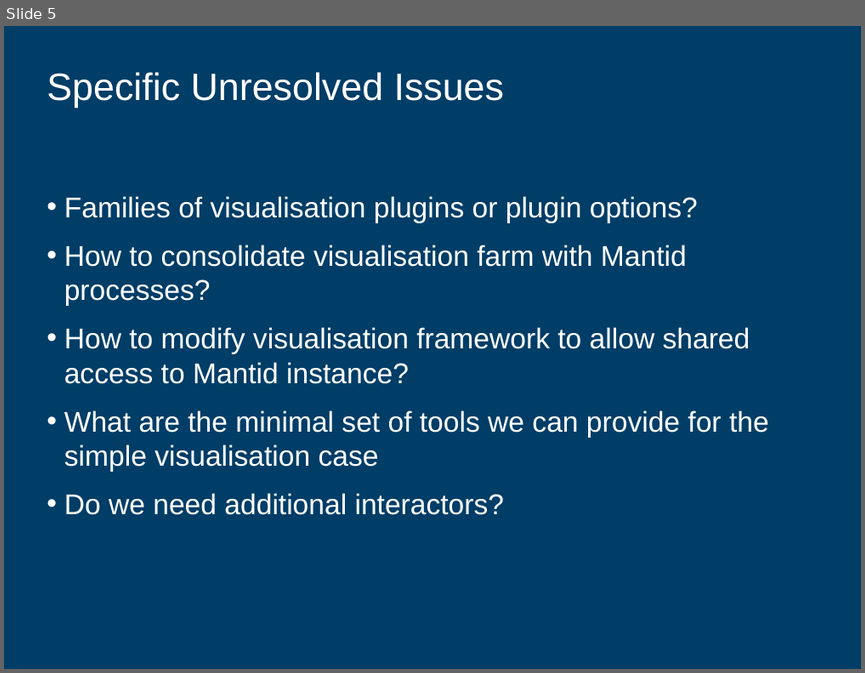
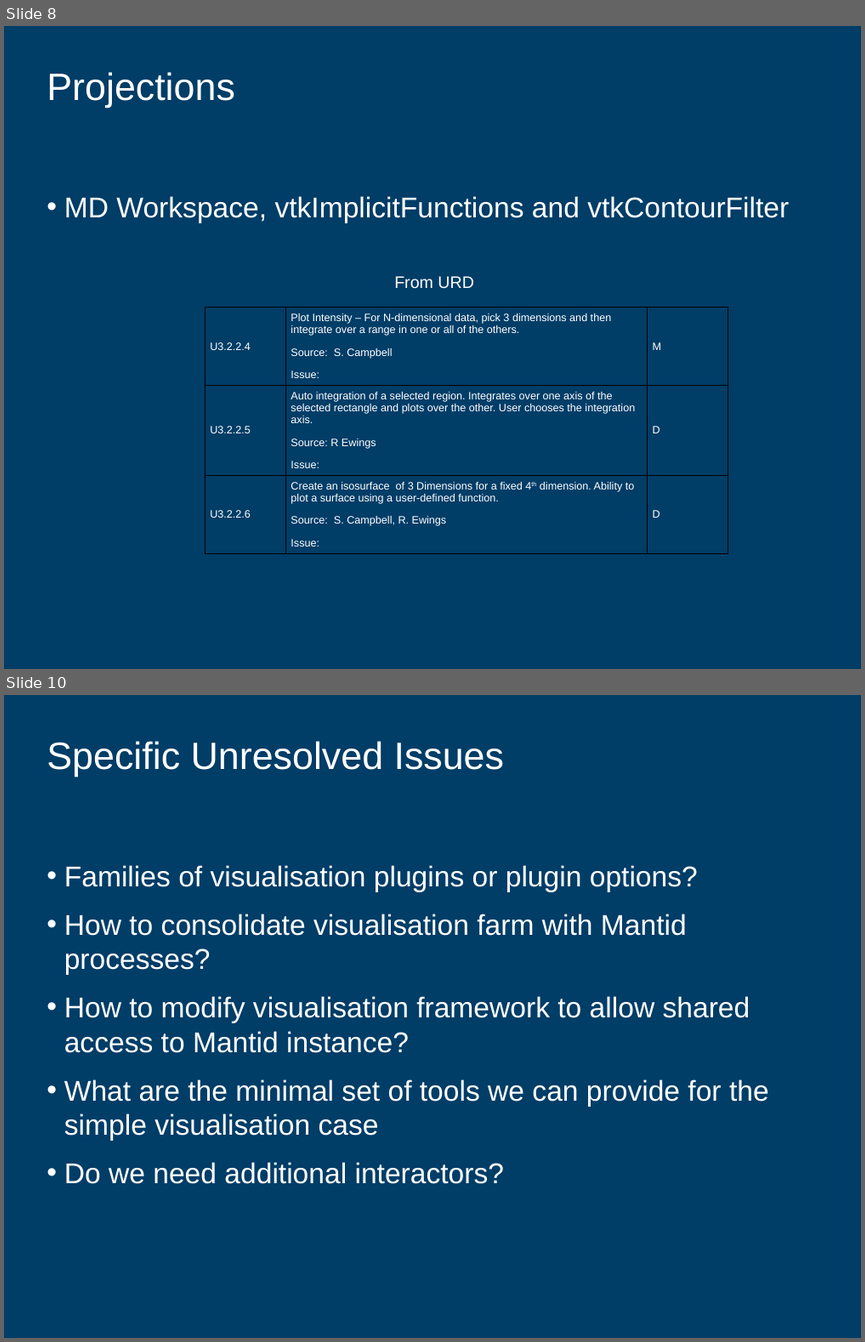
Before and after one commit to mantidproject/documents, a slide deck: Design/Visualisation_and_Analysis/VisualisationAndAnalysisArchitecture.ppt. Shown one above the other, each under a label of ours: slide 5 before the commit, slides 8 and 10 after it; the slides between them are not shown. The pictures are 865x673 and 865x1342 pixels, drawn with LibreOffice and Linux fonts; fonts in the diff are those of the drawing; background and template pictures are left out. Boxes give left, top, right and bottom in pixels: in the first picture for what was removed or moved away, otherwise in the second. Text is boxed around its words. In the diff, an @@ line names an element or a change of style, - is before the commit and + after.

```diff
--- a/Design/Visualisation_and_Analysis/VisualisationAndAnalysisArchitecture.ppt
+++ b/Design/Visualisation_and_Analysis/VisualisationAndAnalysisArchitecture.ppt
@@ slide 8 added at <box>4,26,861,669</box>, background #003D67 @@
@@ title added at <box>46,72,235,108</box>, 32 pt, text #FFFFFF @@
+Projections
@@ text added at <box>64,196,789,223</box>, 24 pt, text #FFFFFF @@
+• MD Workspace, vtkImplicitFunctions and vtkContourFilter
@@ text added at <box>394,276,474,289</box>, 14 pt, text #FFFFFF @@
+From URD
@@ table added at <box>205,307,727,550</box>, 3 rows, 3 columns @@
+U3.2.2.4 | Plot Intensity – For N-dimensional data, pick 3 dimensions and then integrate over a range in one or all of the others. / Source: S. Campbell / Issue: | M
+U3.2.2.5 | Auto integration of a selected region. Integrates over one axis of the selected rectangle and plots over the other. User chooses the integration axis. / Source: R Ewings / Issue: | D
+U3.2.2.6 | Create an isosurface of 3 Dimensions for a fixed 4th dimension. Ability to plot a surface using a user-defined function. / Source: S. Campbell, R. Ewings / Issue: | D
@@ what was slide 5 is now slide 10 @@
```
Also in this commit, not shown: 1 slide changed, 4 other slides added.
